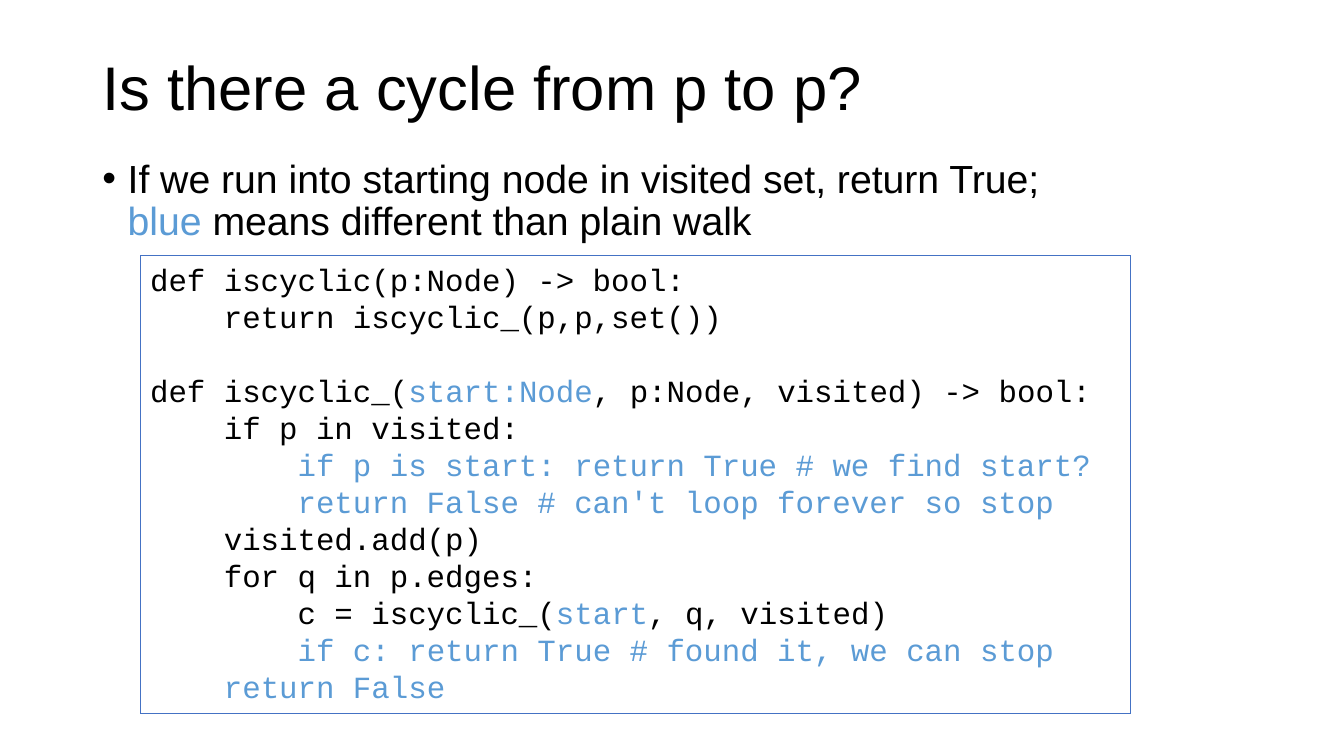
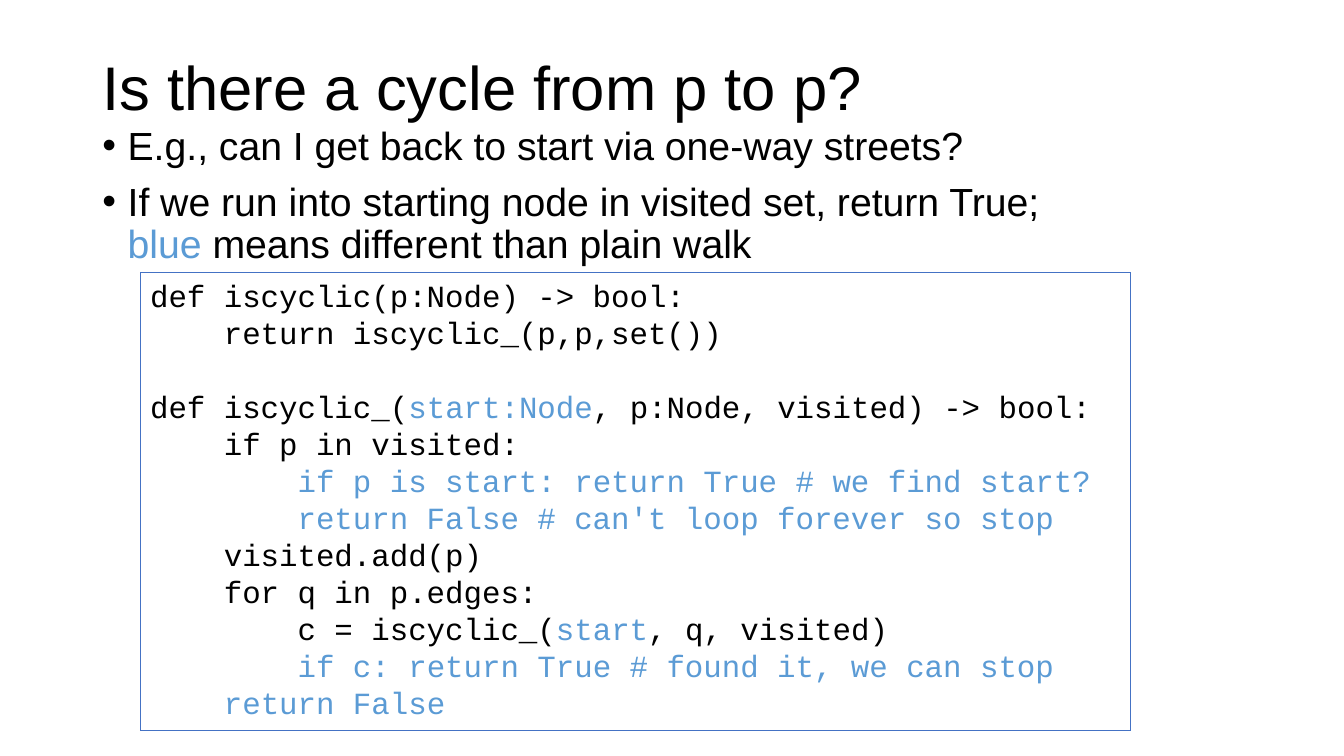
Before and after one commit to parrt/msds689, a slide deck: slide 11 of notes/graphs.pptx. Drawn at 1344x756 pixels with LibreOffice and Linux fonts; fonts in the diff are those of the drawing; background and template pictures are left out. Boxes give left, top, right and bottom in pixels: in the first picture for what was removed or moved away, otherwise in the second. Text is boxed around its words. In the diff, an @@ line names an element or a change of style, - is before the commit and + after.

```diff
--- a/notes/graphs.pptx
+++ b/notes/graphs.pptx
@@ text "E.g., can I get back ...": place and size @@
-text "E.g., can I get back ..." at (128,164,1039,243)
+text "E.g., can I get back ..." at (128,131,1039,266)
@@ text at (128,131,963,168): paragraph added @@
+• E.g., can I get back to start via one-way streets?
@@ rectangle "def iscyclic(p:Node) -> bool:": place and size @@
-rectangle "def iscyclic(p:Node) -> bool:" at (140,256,1130,714)
+rectangle "def iscyclic(p:Node) -> bool:" at (140,272,1130,730)
```
Also in this commit, not shown: 10 other slides changed, 2 other files.
